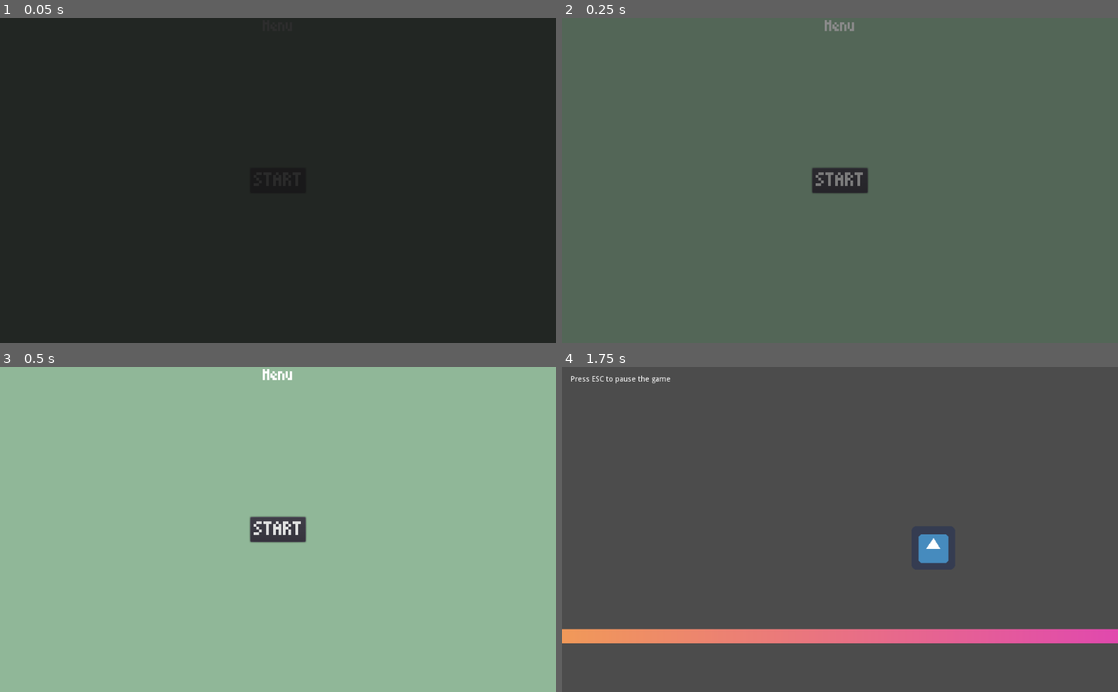
Above: before the commit, frames 1-4 (two rows, left to right).
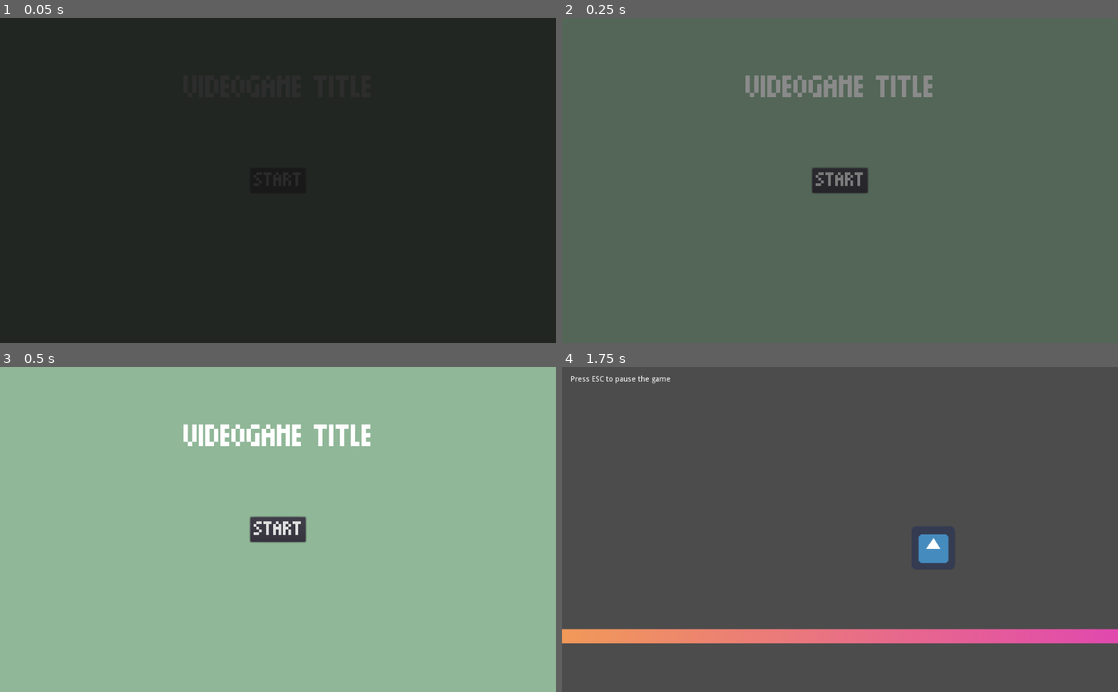
Above: after the commit, the same moments.

Repository: crystal-bit/godot-game-template
Game: Godot game, scene res://scenes/main.tscn
Two runs of this game, one before a commit and one after it. Both use one fixed random seed, a clock stepped at 60 frames per second and the inputs below. The engine's default icon, where the game draws it, is replaced by a stand-in: a white triangle on a blue panel in a dark square.
Inputs:
- Up to frame 1 (0.05 s): no input
- Up to frame 2 (0.25 s): no input
- Up to frame 3 (0.5 s): no input
- Up to frame 4 (1.75 s): click "START" at 0.5 s; tap Enter at 1.25 s; hold Right (ui_right) from 1.28 s (still down); tap Up (ui_up) at 1.52 s

The runs differ from the first frame. In frame 2, 1.2% of the frame differs, in the area x 33-67%, y 0-25%; in frame 3, 1.4%; in frame 4, nothing differs.

Commit message:
Update menu layout.
Clean some code

Diff:
--- a/scenes/gameplay/pauseLayer.gd
+++ b/scenes/gameplay/pauseLayer.gd
@@ -21,7 +21,6 @@
 	pause_screen.show()
 
 
-
 func _on_Resume_pressed():
 	resume()
 
--- a/scenes/menu/button.gd
+++ b/scenes/menu/button.gd
@@ -1,7 +1,4 @@
 extends Button
-
-
-
 
 
 func _on_Button_pressed():
--- a/scenes/menu/menu.tscn
+++ b/scenes/menu/menu.tscn
@@ -3,12 +3,12 @@
 [ext_resource path="res://assets/fonts/squarebit/Squarebit.ttf" type="DynamicFontData" id=1]
 [ext_resource path="res://scenes/menu/button.gd" type="Script" id=2]
 
-[sub_resource type="DynamicFont" id=1]
-size = 32
+[sub_resource type="DynamicFont" id=2]
+size = 40
 font_data = ExtResource( 1 )
 
-[sub_resource type="DynamicFont" id=2]
-size = 40
+[sub_resource type="DynamicFont" id=1]
+size = 64
 font_data = ExtResource( 1 )
 
 [node name="Menu" type="Control"]
@@ -26,18 +26,6 @@
 "_edit_use_anchors_": false
 }
 
-[node name="Label" type="Label" parent="."]
-anchor_left = 0.5
-anchor_right = 0.5
-margin_left = -28.0
-margin_right = 28.0
-margin_bottom = 32.0
-custom_fonts/font = SubResource( 1 )
-text = "Menu"
-__meta__ = {
-"_edit_use_anchors_": false
-}
-
 [node name="Button" type="Button" parent="."]
 anchor_left = 0.5
 anchor_top = 0.5
@@ -50,4 +38,27 @@
 custom_fonts/font = SubResource( 2 )
 text = "START"
 script = ExtResource( 2 )
+
+[node name="CenterContainer" type="CenterContainer" parent="."]
+anchor_right = 1.0
+anchor_bottom = 1.0
+margin_bottom = -339.0
+__meta__ = {
+"_edit_use_anchors_": false
+}
+
+[node name="Title" type="Label" parent="CenterContainer"]
+margin_left = 338.0
+margin_top = 98.0
+margin_right = 686.0
+margin_bottom = 162.0
+custom_fonts/font = SubResource( 1 )
+text = "VIDEOGAME TITLE"
+__meta__ = {
+"_edit_use_anchors_": false
+}
+
+[node name="HBoxContainer" type="HBoxContainer" parent="."]
+margin_right = 40.0
+margin_bottom = 40.0
 [connection signal="pressed" from="Button" to="Button" method="_on_Button_pressed"]
